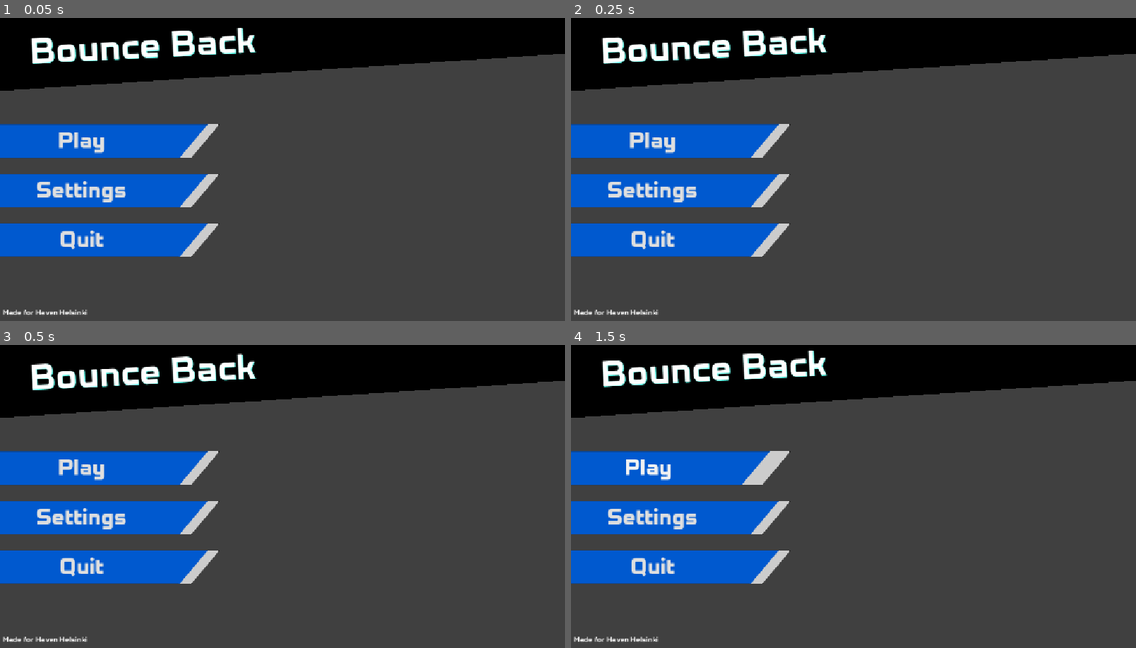
Above: before the commit, frames 1-4 (two rows, left to right).
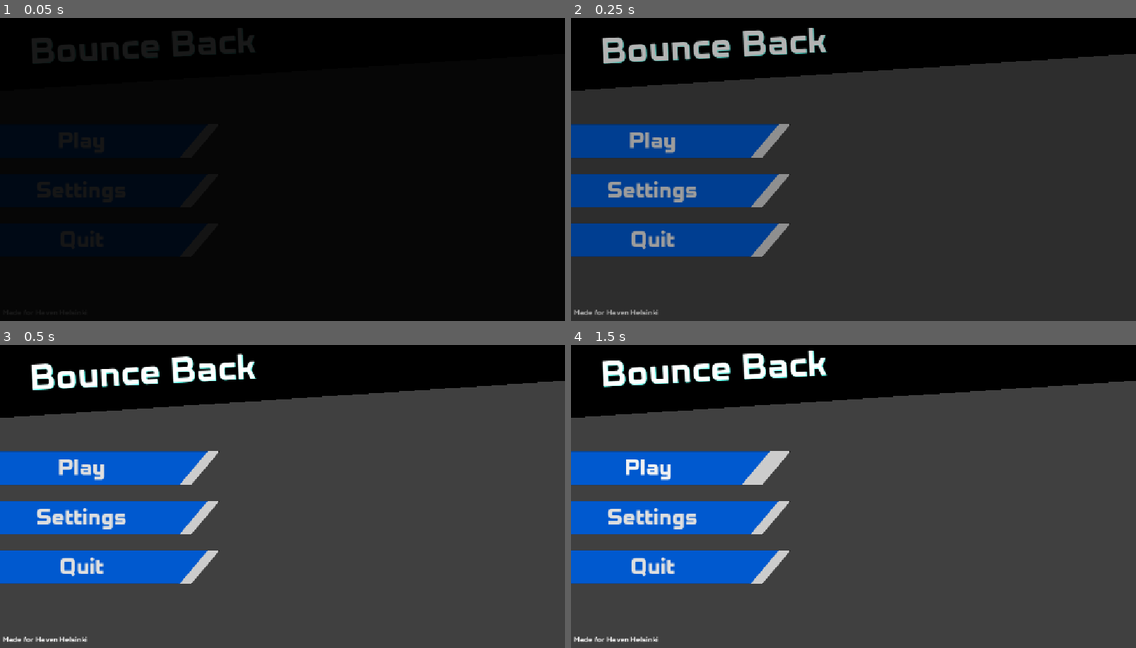
Above: after the commit, the same moments.

Repository: neilavesterinen/Haven-Bounce-Back-Shooter
Game: Godot game, scene res://Scenes/mainmenu/mainmenu.tscn
The game is run twice, just before and just after one commit, with the same random seed, the same clock (stepped at 60 frames per second) and the same inputs. Sound files missing from this copy of the repository are replaced by a short silence.
Inputs:
- Up to frame 1 (0.05 s): no input
- Up to frame 2 (0.25 s): no input
- Up to frame 3 (0.5 s): no input
- Up to frame 4 (1.5 s): click "Play" at 0.5 s; click "Play" at 1.25 s

The runs differ from the first frame. In frame 1, 84% of the frame differs, in the area x 0-100%, y 3-100%; in frame 2, 14%; in frame 3, nothing differs; in frame 4, nothing differs.

Commit message:
Add transitions (the scene load function that work with those are in LevelManagerHelper!)

Diff:
--- /dev/null
+++ b/autoloads/godot_utils.gd
@@ -0,0 +1,150 @@
+extends Node
+
+
+## Instantiates a scene more conviniently than calling all the required methods manually.
+## [param scene] is the scene to instantiate.
+## [param pos] is the global position to instantiate the scene in.
+## [param rotation] is the rotation to apply to the scene.
+## [param global_properties] defines whether the position and rotation should be local or global.
+##  !!! [Control] nodes do not have a [member]global_rotation[/member] property, so they will always just set their local one.
+## [param parent] is the parent of which the scene will be. If [code]null[/code], the parent will be
+## [method LevelManager.get_level_root_node].
+func instantiate(
+	scene: PackedScene,
+	pos: Vector2,
+	rotation: float = 0,
+	global_properties: bool = true,
+	parent: Node = null,
+) -> Node:
+	return _apply_instantiate_properties(
+		scene.instantiate(),
+		pos,
+		rotation,
+		global_properties,
+		parent,
+	)
+
+
+## Like the [method instantiate_script_full], but only has [param parent] as an extra parameter, because you probably don't need the others.
+## [param parent] explained in [method instantiate].
+func instantiate_script(script: GDScript, parent: Node = null) -> Node:
+	var script_node := _create_script_node(script)
+
+	if parent:
+		parent.add_child(script_node)
+	else:
+		LevelManager.get_level_root_node().add_child(script_node)
+
+	return script_node
+
+
+## Has the same parameters as [method instantiate], but instantiates a script instead of a scene.
+func instantiate_script_full(
+	script: GDScript,
+	pos: Vector2,
+	rotation: float = 0,
+	global_properties: bool = true,
+	parent: Node = null,
+) -> Node:
+	return _apply_instantiate_properties(
+		_create_script_node(script),
+		pos,
+		rotation,
+		global_properties,
+		parent,
+	)
+
+
+## Delays a function call by [param delay] seconds.
+## Used to delay a function call after the freeing of the object which want to do the call, because then you can't just do the [code]await[/code] yourself.
+## [param quit_after_level_load] makes the function get canceled if a new level is loaded by [LevelManager] during the delay.
+func delay_function(
+	load_function: Callable,
+	delay: float,
+	quit_after_level_load: bool = true,
+) -> void:
+	var levels_loaded_count_before := LevelManager.get_levels_loaded_count()
+
+	await get_tree().create_timer(delay).timeout
+
+	if (
+		quit_after_level_load
+		and levels_loaded_count_before != LevelManager.get_levels_loaded_count()
+	):
+		return
+
+	load_function.call()
+
+
+## Reparents a node to the [method LevelManager.get_level_root_node] node.
+## Useful if you want to move a node away from a node that is going to be freed.
+func reparent_to_level_root(node: Node, keep_global_transform: bool = true) -> void:
+	node.reparent(LevelManager.get_level_root_node(), keep_global_transform)
+
+
+## Restarts a tween on a node.
+## This is meant to be used by defining a local function using this in your scripts which you can then call conviniently.
+## [codeblock]
+## var _tween: Tween
+##
+## func _restart_tween() -> Tween:
+##     _tween = GodotUtils.restart_tween(_tween, self)
+##     return _tween
+##
+## func abc() -> void:
+##	  _restart_tween() \
+##			.tween_property(self, "offset_transform_position", Vector2(0, 0), 0.5) \
+##			.set_ease(Tween.EASE_OUT) \
+##			.set_trans(Tween.TRANS_BOUNCE)
+## [/codeblock]
+func restart_tween(tween: Tween, tweener_node: Node) -> Tween:
+	if tween:
+		tween.kill()
+
+	return tweener_node.create_tween()
+
+
+## A function that can be used as a null for [Callable]s, because gdscript doesn't have an Option type,
+## should never be called so if your code has this as a default argument, check it before calling.
+func _null() -> void:
+	assert(false, "Null error: This should never be called, just used as a null Callable type")
+
+
+func _create_script_node(script: GDScript) -> Node:
+	var script_node := Node2D.new()
+	script_node.set_script(script)
+
+	return script_node
+
+
+func _apply_instantiate_properties(
+	node: Node,
+	pos: Vector2,
+	rotation: float = 0,
+	global_properties: bool = true,
+	parent: Node = null,
+) -> Node:
+	if parent:
+		parent.add_child(node)
+	else:
+		LevelManager.get_level_root_node().add_child(node)
+
+	var node_node_2d := node as Node2D
+	if node_node_2d:
+		if global_properties:
+			node_node_2d.global_position = pos
+			node_node_2d.global_rotation = rotation
+		else:
+			node_node_2d.position = pos
+			node_node_2d.rotation = rotation
+
+	var node_control := node as Control
+	if node_control:
+		if global_properties:
+			node_control.global_position = pos
+			node_control.rotation = rotation
+		else:
+			node_control.position = pos
+			node_control.rotation = rotation
+
+	return node
--- a/autoloads/level_manager/level_manager.tscn
+++ b/autoloads/level_manager/level_manager.tscn
@@ -4,4 +4,4 @@
 
 [node name="LevelManager" type="Node" unique_id=859127138]
 script = ExtResource("1_v3u8m")
-levels = Array[String]([""])
+levels = Array[String](["uid://b7hi1a0r6apgs", "uid://ddvnrnae0wauv"])
--- /dev/null
+++ b/autoloads/level_manager_helper/level_manager_helper.gd
@@ -0,0 +1,79 @@
+extends Node
+
+@export var level_load_transition: StringName = "fade"
+
+var _level_load_function_to_call: Callable
+var _is_loading_level: bool = false
+
+
+## Calling this will load a level with a specific level numbers as defined in the
+## level manager scene.
+func load_level_num_transition(level_num: int) -> void:
+	if not _start_loading_level():
+		return
+
+	_level_load_function_to_call = LevelManager.load_level_num.bind(level_num)
+
+	_do_transition()
+
+
+## Calling this directly will set the loaded level num to -1, if you want to load
+## a numbered level, please call [method load_level_num_transition] instead.
+func load_level_path_transition(level_path: String) -> void:
+	if not _start_loading_level():
+		return
+
+	_level_load_function_to_call = LevelManager.load_level_path.bind(level_path)
+
+	_do_transition()
+
+
+## A simple method to call [code]load_level_num_relatively_transition(1)[/code].
+func load_next_level_transition() -> void:
+	load_level_num_relatively_transition(1)
+
+
+## Loads a level num relative to the current level num.
+## E.g. [param relative_level_num] of 1 will load the next level.
+## Though in that case use [method load_next_level] to be clearer.
+##
+## This will fail if in a non numbered level.
+func load_level_num_relatively_transition(relative_level_num: int) -> void:
+	if not _start_loading_level():
+		return
+
+	_level_load_function_to_call = LevelManager.load_level_num_relatively.bind(relative_level_num)
+
+	_do_transition()
+
+
+## This is just a restart level function, named like this to be consistent with the other functions.
+func load_current_level_transition() -> void:
+	if not _start_loading_level():
+		return
+
+	_level_load_function_to_call = LevelManager.load_current_level
+
+	_do_transition()
+
+
+# Returns false if couldn't start loading level
+func _start_loading_level() -> bool:
+	if _is_loading_level:
+		return false
+	_is_loading_level = true
+
+	return true
+
+
+func _do_transition() -> void:
+	TransitionManager.transition_fully_visible.connect(
+		_on_load_level_transition_fully_visible,
+		CONNECT_ONE_SHOT,
+	)
+	TransitionManager.transition_come(level_load_transition)
+
+
+func _on_load_level_transition_fully_visible() -> void:
+	_level_load_function_to_call.call()
+	_is_loading_level = false
--- /dev/null
+++ b/autoloads/level_manager_helper/level_manager_helper.tscn
@@ -0,0 +1,6 @@
+[gd_scene format=3 uid="uid://bng0pv0r0ax0l"]
+
+[ext_resource type="Script" uid="uid://byp8aeneh0v81" path="res://autoloads/level_manager_helper/level_manager_helper.gd" id="1_x6nbk"]
+
+[node name="LevelManagerHelper" type="Node" unique_id=160943496]
+script = ExtResource("1_x6nbk")
--- /dev/null
+++ b/autoloads/level_manager_helper/restart_level_with_action.gd
@@ -0,0 +1,7 @@
+extends Node
+
+
+func _unhandled_input(event: InputEvent) -> void:
+	if event.is_action_pressed("restart"):
+		@warning_ignore("unsafe_method_access")
+		LevelManagerHelper.load_current_level_transition()
--- /dev/null
+++ b/autoloads/transition_manager/transition_entry.gd
@@ -0,0 +1,5 @@
+extends Resource
+class_name TransitionEntry
+
+@export var name: StringName
+@export var scene: PackedScene
--- /dev/null
+++ b/autoloads/transition_manager/transition_go_on_level_load.gd
@@ -0,0 +1,17 @@
+extends Node
+
+
+func _ready() -> void:
+	LevelManager.level_loaded.connect(_on_level_loaded)
+
+	# The level load signal has already been emitted at this point, so the method must be called like this the first time
+	@warning_ignore("unsafe_method_access", "unsafe_property_access")
+	TransitionManager.transitions_registered.connect(
+		_on_level_loaded.bindv(["", -1]),
+		ConnectFlags.CONNECT_ONE_SHOT,
+	)
+
+
+func _on_level_loaded(_level_path: String, _level_num: int) -> void:
+	@warning_ignore("unsafe_method_access", "unsafe_property_access")
+	TransitionManager.transition_go(LevelManagerHelper.level_load_transition, true)
--- /dev/null
+++ b/autoloads/transition_manager/transition_manager.gd
@@ -0,0 +1,133 @@
+extends Node
+
+## Emitted when the transition manager can be used, probably only useful for children of the [TransitionManager], because their readys are called before this.
+signal transitions_registered
+
+signal transition_fully_visible
+signal transition_fully_hidden
+
+const TRANSITION_COME_ANIM: StringName = &"TransitionCome"
+const TRANSITION_GO_ANIM: StringName = &"TransitionGo"
+
+@export var transitions: Array[TransitionEntry]
+@export var transition_parent: Node
+
+var _name_to_transition_ap: Dictionary[StringName, AnimationPlayer]
+
+var _target_transition: StringName = ""
+var _transition_anim_finished := true
+
+
+func _ready() -> void:
+	for transition_entry in transitions:
+		assert(
+			not _name_to_transition_ap.has(transition_entry.name),
+			'Duplicate transtion name: "%s"' % transition_entry.name,
+		)
+
+		var transition_node := GodotUtils.instantiate(
+			transition_entry.scene,
+			Vector2.ZERO,
+			0,
+			false,
+			transition_parent,
+		)
+
+		assert(
+			transition_node.has_node("AnimationPlayer")
+			and (transition_node.get_node("AnimationPlayer") as AnimationPlayer),
+			'Transition: "%s" must have an animation player as a child named "AnimationPlayer"'
+			% transition_entry.name,
+		)
+		var transition_ap := transition_node.get_node("AnimationPlayer") as AnimationPlayer
+
+		_name_to_transition_ap[transition_entry.name] = transition_ap
+
+		transition_ap.animation_finished.connect(_on_transition_animation_finished)
+
+	transitions_registered.emit()
+
+
+## Show the transition if a coming transition is not already playing or fully finished.
+## Use [signal transition_fully_visible] to react to it finishing.
+## The signal might instantly trigger if the transition if already fully visible.
+##
+## [param transition] is the the name of the transition to play as defined in [member transitions].
+## [param force] causes the transition to even play if one is already playing or has finished playing.
+## This means that the transition will just instantly cut to the first frame of this animation.
+func transition_come(transition: StringName, force: bool = false) -> void:
+	assert(
+		_name_to_transition_ap.has(transition),
+		'No transition exists with the name: "%s"' % transition,
+	)
+
+	if not force and _target_transition != "":
+		if _transition_anim_finished:
+			_on_transition_animation_finished(TRANSITION_COME_ANIM)
+
+		return
+
+	if _target_transition != "":
+		_insta_hide_transition(_target_transition)
+	# Emit fully hidden signal if skipping to the end of the anim, because it didn't finish yet (scripts might rely on a transition they case sending the signal)
+	elif _transition_anim_finished == false:
+		transition_fully_hidden.emit()
+
+	_target_transition = transition
+	_transition_anim_finished = false
+
+	_name_to_transition_ap[transition].play(TRANSITION_COME_ANIM)
+
+
+## Hide the transition if a going transition is not already playing or fully finished.
+## Use [signal transition_fully_hidden] to react to it finishing.
+## The signal might instantly trigger if the transition if already fully hidden.
+##
+## [param transition] is the the name of the transition to play as defined in [member transitions].
+## [param force] causes the transition to even play if one is already playing or has finished playing.
+## This means that the transition will just instantly cut to the first frame of this animation.
+func transition_go(transition: StringName, force: bool = false) -> void:
+	assert(
+		_name_to_transition_ap.has(transition),
+		'No transition exists with the name: "%s"' % transition,
+	)
+
+	if not force and _target_transition == "":
+		if _transition_anim_finished:
+			_on_transition_animation_finished(TRANSITION_GO_ANIM)
+
+		return
+
+	if _target_transition != "":
+		# If the currently visible transition is not the transition that we are going to use now to go away,
+		# hide it instantly so there's no overlapping transitions
+		if transition != _target_transition:
+			_insta_hide_transition(_target_transition)
+
+		# Emit fully visible signal if skipping to the end of the anim, because it didn't finish yet (scripts might rely on a transition they case sending the signal)
+		if _transition_anim_finished == false:
+			transition_fully_visible.emit()
+
+	_target_transition = ""
+	_transition_anim_finished = false
+
+	_name_to_transition_ap[transition].play(TRANSITION_GO_ANIM)
+
+
+func _insta_hide_transition(transition: StringName) -> void:
+	_name_to_transition_ap[transition].play(TRANSITION_GO_ANIM)
+	_name_to_transition_ap[transition].advance(999999999)
+
+
+func _on_transition_animation_finished(anim_name: StringName) -> void:
+	## For some reason the animation finished signal is emitted a frame before it actually does, so wait one frame so the screen actually gets fully covered by the transition
+	await get_tree().process_frame
+
+	_transition_anim_finished = true
+
+	if anim_name == TRANSITION_COME_ANIM:
+		transition_fully_visible.emit()
+	elif anim_name == TRANSITION_GO_ANIM:
+		transition_fully_hidden.emit()
+	else:
+		assert(false, 'Invalid transition anim name: "%s"' % anim_name)
--- /dev/null
+++ b/autoloads/transition_manager/transition_manager.tscn
@@ -0,0 +1,30 @@
+[gd_scene format=3 uid="uid://ch0nah582l38w"]
+
+[ext_resource type="Script" uid="uid://xjwh0kajg387" path="res://autoloads/transition_manager/transition_manager.gd" id="1_pt1kq"]
+[ext_resource type="Script" uid="uid://bmruxgormof8p" path="res://autoloads/transition_manager/transition_entry.gd" id="2_s1odp"]
+[ext_resource type="PackedScene" uid="uid://do3nj0ujw5b0w" path="res://autoloads/transition_manager/transitions/lt_square_grow_transition.tscn" id="3_5p3t2"]
+[ext_resource type="Script" uid="uid://dr4fovwr22qeb" path="res://autoloads/transition_manager/transition_go_on_level_load.gd" id="3_ww4ap"]
+[ext_resource type="PackedScene" uid="uid://d3qa0nrg5boqu" path="res://autoloads/transition_manager/transitions/fade_transition.tscn" id="4_5p3t2"]
+
+[sub_resource type="Resource" id="Resource_i16de"]
+script = ExtResource("2_s1odp")
+name = &"lt_square_grow"
+scene = ExtResource("3_5p3t2")
+metadata/_custom_type_script = "uid://bmruxgormof8p"
+
+[sub_resource type="Resource" id="Resource_mygs6"]
+script = ExtResource("2_s1odp")
+name = &"fade"
+scene = ExtResource("4_5p3t2")
+metadata/_custom_type_script = "uid://bmruxgormof8p"
+
+[node name="TransitionManagerWhole" type="Node" unique_id=1804709543 node_paths=PackedStringArray("transition_parent")]
+script = ExtResource("1_pt1kq")
+transitions = Array[ExtResource("2_s1odp")]([SubResource("Resource_i16de"), SubResource("Resource_mygs6")])
+transition_parent = NodePath("TransitionCanvas")
+
+[node name="TransitionCanvas" type="CanvasLayer" parent="." unique_id=2096030899]
+layer = 3001
+
+[node name="TransitionGoOnLevelLoad" type="Node" parent="." unique_id=747616652]
+script = ExtResource("3_ww4ap")
--- /dev/null
+++ b/autoloads/transition_manager/transitions/fade_transition.tscn
@@ -0,0 +1,85 @@
+[gd_scene format=3 uid="uid://d3qa0nrg5boqu"]
+
+[ext_resource type="Texture2D" uid="uid://csup8m3iooe6n" path="res://common/sprites/prototype_shapes/square.svg" id="1_gjxty"]
+
+[sub_resource type="Animation" id="Animation_voc1s"]
+length = 0.001
+tracks/0/type = "value"
+tracks/0/imported = false
+tracks/0/enabled = true
+tracks/0/path = NodePath("FadeTransition/TextureRect:modulate")
+tracks/0/interp = 1
+tracks/0/loop_wrap = true
+tracks/0/keys = {
+"times": PackedFloat32Array(0),
+"transitions": PackedFloat32Array(1),
+"update": 0,
+"values": [Color(0, 0, 0, 0)]
+}
+
+[sub_resource type="Animation" id="Animation_8eyai"]
+resource_name = "level_transition_come"
+length = 0.36666667
+step = 0.1
+tracks/0/type = "value"
+tracks/0/imported = false
+tracks/0/enabled = true
+tracks/0/path = NodePath("FadeTransition/TextureRect:modulate")
+tracks/0/interp = 1
+tracks/0/loop_wrap = true
+tracks/0/keys = {
+"times": PackedFloat32Array(0, 0.36666667),
+"transitions": PackedFloat32Array(1, 1),
+"update": 0,
+"values": [Color(0, 0, 0, 0), Color(0, 0, 0, 1)]
+}
+
+[sub_resource type="Animation" id="Animation_qafw1"]
+resource_name = "level_transition_go"
+length = 0.33333334
+tracks/0/type = "value"
+tracks/0/imported = false
+tracks/0/enabled = true
+tracks/0/path = NodePath("FadeTransition/TextureRect:modulate")
+tracks/0/interp = 1
+tracks/0/loop_wrap = true
+tracks/0/keys = {
+"times": PackedFloat32Array(0, 0.333),
+"transitions": PackedFloat32Array(1, 1),
+"update": 0,
+"values": [Color(0, 0, 0, 1), Color(0, 0, 0, 0)]
+}
+
+[sub_resource type="AnimationLibrary" id="AnimationLibrary_voc1s"]
+_data = {
+&"RESET": SubResource("Animation_voc1s"),
+&"TransitionCome": SubResource("Animation_8eyai"),
+&"TransitionGo": SubResource("Animation_qafw1")
+}
+
+[node name="FadeTransition" type="Control" unique_id=711814876]
+layout_mode = 3
+anchors_preset = 15
+anchor_right = 1.0
+anchor_bottom = 1.0
+grow_horizontal = 2
+grow_vertical = 2
+focus_behavior_recursive = 1
+mouse_filter = 2
+mouse_behavior_recursive = 1
+
+[node name="TextureRect" type="TextureRect" parent="." unique_id=1935151349]
+modulate = Color(0, 0, 0, 0)
+layout_mode = 1
+anchors_preset = 15
+anchor_right = 1.0
+anchor_bottom = 1.0
+grow_horizontal = 2
+grow_vertical = 2
+pivot_offset = Vector2(1920, 1080)
+texture = ExtResource("1_gjxty")
+expand_mode = 1
+
+[node name="AnimationPlayer" type="AnimationPlayer" parent="." unique_id=408056414]
+root_node = NodePath("../..")
+libraries/ = SubResource("AnimationLibrary_voc1s")
--- /dev/null
+++ b/autoloads/transition_manager/transitions/lt_square_grow_transition.tscn
@@ -0,0 +1,121 @@
+[gd_scene format=3 uid="uid://do3nj0ujw5b0w"]
+
+[ext_resource type="Texture2D" uid="uid://csup8m3iooe6n" path="res://common/shapes/square.svg" id="1_i16de"]
+
+[sub_resource type="Animation" id="Animation_voc1s"]
+length = 0.001
+tracks/0/type = "value"
+tracks/0/imported = false
+tracks/0/enabled = true
+tracks/0/path = NodePath("LtSquareGrowTransition/TextureRect:scale")
+tracks/0/interp = 1
+tracks/0/loop_wrap = true
+tracks/0/keys = {
+"times": PackedFloat32Array(0),
+"transitions": PackedFloat32Array(1),
+"update": 0,
+"values": [Vector2(1e-05, 1e-05)]
+}
+tracks/1/type = "value"
+tracks/1/imported = false
+tracks/1/enabled = true
+tracks/1/path = NodePath("LtSquareGrowTransition/TextureRect:pivot_offset")
+tracks/1/interp = 1
+tracks/1/loop_wrap = true
+tracks/1/keys = {
+"times": PackedFloat32Array(0),
+"transitions": PackedFloat32Array(1),
+"update": 0,
+"values": [Vector2(1920, 1080)]
+}
+
+[sub_resource type="Animation" id="Animation_8eyai"]
+resource_name = "level_transition_come"
+length = 0.33333334
+tracks/0/type = "value"
+tracks/0/imported = false
+tracks/0/enabled = true
+tracks/0/path = NodePath("LtSquareGrowTransition/TextureRect:scale")
+tracks/0/interp = 2
+tracks/0/loop_wrap = true
+tracks/0/keys = {
+"times": PackedFloat32Array(0, 0.33333334),
+"transitions": PackedFloat32Array(1, 1),
+"update": 0,
+"values": [Vector2(1e-05, 1e-05), Vector2(1, 1)]
+}
+tracks/1/type = "value"
+tracks/1/imported = false
+tracks/1/enabled = true
+tracks/1/path = NodePath("LtSquareGrowTransition/TextureRect:pivot_offset")
+tracks/1/interp = 1
+tracks/1/loop_wrap = true
+tracks/1/keys = {
+"times": PackedFloat32Array(0),
+"transitions": PackedFloat32Array(1),
+"update": 0,
+"values": [Vector2(0, 0)]
+}
+
+[sub_resource type="Animation" id="Animation_qafw1"]
+resource_name = "level_transition_go"
+length = 0.33333334
+tracks/0/type = "value"
+tracks/0/imported = false
+tracks/0/enabled = true
+tracks/0/path = NodePath("LtSquareGrowTransition/TextureRect:scale")
+tracks/0/interp = 1
+tracks/0/loop_wrap = true
+tracks/0/keys = {
+"times": PackedFloat32Array(0, 0.33333334),
+"transitions": PackedFloat32Array(1, 1),
+"update": 0,
+"values": [Vector2(1, 1), Vector2(1e-05, 1e-05)]
+}
+tracks/1/type = "value"
+tracks/1/imported = false
+tracks/1/enabled = true
+tracks/1/path = NodePath("LtSquareGrowTransition/TextureRect:pivot_offset")
+tracks/1/interp = 1
+tracks/1/loop_wrap = true
+tracks/1/keys = {
+"times": PackedFloat32Array(0),
+"transitions": PackedFloat32Array(1),
+"update": 0,
+"values": [Vector2(1920, 1080)]
+}
+
+[sub_resource type="AnimationLibrary" id="AnimationLibrary_voc1s"]
+_data = {
+&"RESET": SubResource("Animation_voc1s"),
+&"TransitionCome": SubResource("Animation_8eyai"),
+&"TransitionGo": SubResource("Animation_qafw1")
+}
+
+[node name="LtSquareGrowTransition" type="Control" unique_id=711814876]
+layout_mode = 3
+anchors_preset = 15
+anchor_right = 1.0
+anchor_bottom = 1.0
+grow_horizontal = 2
+grow_vertical = 2
+focus_behavior_recursive = 1
+mouse_filter = 2
+mouse_behavior_recursive = 1
+
+[node name="TextureRect" type="TextureRect" parent="." unique_id=1935151349]
+modulate = Color(0, 0, 0, 1)
+layout_mode = 1
+anchors_preset = 15
+anchor_right = 1.0
+anchor_bottom = 1.0
+grow_horizontal = 2
+grow_vertical = 2
+scale = Vector2(1e-05, 1e-05)
+pivot_offset = Vector2(1920, 1080)
+texture = ExtResource("1_i16de")
+expand_mode = 1
+
+[node name="AnimationPlayer" type="AnimationPlayer" parent="." unique_id=408056414]
+root_node = NodePath("../..")
+libraries/ = SubResource("AnimationLibrary_voc1s")
--- /dev/null
+++ b/common/shapes/circle.svg
@@ -0,0 +1,20 @@
+<?xml version="1.0" encoding="UTF-8" standalone="no"?>
+<!-- Created with Inkscape (http://www.inkscape.org/) -->
+
+<svg
+   width="30mm"
+   height="30mm"
+   viewBox="0 0 30 30"
+   version="1.1"
+   id="svg1"
+   xmlns="http://www.w3.org/2000/svg"
+   xmlns:svg="http://www.w3.org/2000/svg">
+  <defs
+     id="defs1" />
+  <circle
+     style="display:inline;fill:#ffffff;fill-opacity:1;stroke-width:0.0593286"
+     id="path1"
+     cx="15"
+     cy="15"
+     r="15" />
+</svg>
--- /dev/null
+++ b/common/shapes/square.svg
@@ -0,0 +1,21 @@
+<?xml version="1.0" encoding="UTF-8" standalone="no"?>
+<!-- Created with Inkscape (http://www.inkscape.org/) -->
+
+<svg
+   width="30mm"
+   height="30mm"
+   viewBox="0 0 30 30"
+   version="1.1"
+   id="svg1"
+   xmlns="http://www.w3.org/2000/svg"
+   xmlns:svg="http://www.w3.org/2000/svg">
+  <defs
+     id="defs1" />
+  <rect
+     style="fill:#ffffff;fill-opacity:1;stroke-width:0.0793749"
+     id="rect2"
+     width="30"
+     height="30"
+     x="0"
+     y="0" />
+</svg>
--- /dev/null
+++ b/common/shapes/triangle.svg
@@ -0,0 +1,18 @@
+<?xml version="1.0" encoding="UTF-8" standalone="no"?>
+<!-- Created with Inkscape (http://www.inkscape.org/) -->
+
+<svg
+   width="30mm"
+   height="30mm"
+   viewBox="0 0 30 30"
+   version="1.1"
+   id="svg1"
+   xmlns="http://www.w3.org/2000/svg"
+   xmlns:svg="http://www.w3.org/2000/svg">
+  <defs
+     id="defs1" />
+  <path
+     style="fill:#ffffff;fill-opacity:1;stroke-width:0.0492444"
+     id="path2"
+     d="M 15.000001,0 30,30 H 0 Z" />
+</svg>
--- a/project.godot
+++ b/project.godot
@@ -20,6 +20,9 @@
 GameState="*uid://b8wivnhyoarqb"
 UpgradeManager="*uid://bc12lhcf1rxw0"
 LevelManager="*uid://bxrag2lqckbb5"
+TransitionManager="*uid://ch0nah582l38w"
+LevelManagerHelper="*uid://bng0pv0r0ax0l"
+GodotUtils="*uid://d08ba8uh1qwsq"
 
 [debug]
 
Not shown, added: autoloads/godot_utils.gd.uid
Not shown, added: autoloads/level_manager_helper/level_manager_helper.gd.uid
Not shown, added: autoloads/level_manager_helper/restart_level_with_action.gd.uid
Not shown, added: autoloads/transition_manager/transition_entry.gd.uid
Not shown, added: autoloads/transition_manager/transition_go_on_level_load.gd.uid
Not shown, added: autoloads/transition_manager/transition_manager.gd.uid
Not shown, added: common/shapes/circle.svg.import
Not shown, added: common/shapes/square.svg.import
Not shown, added: common/shapes/triangle.svg.import
